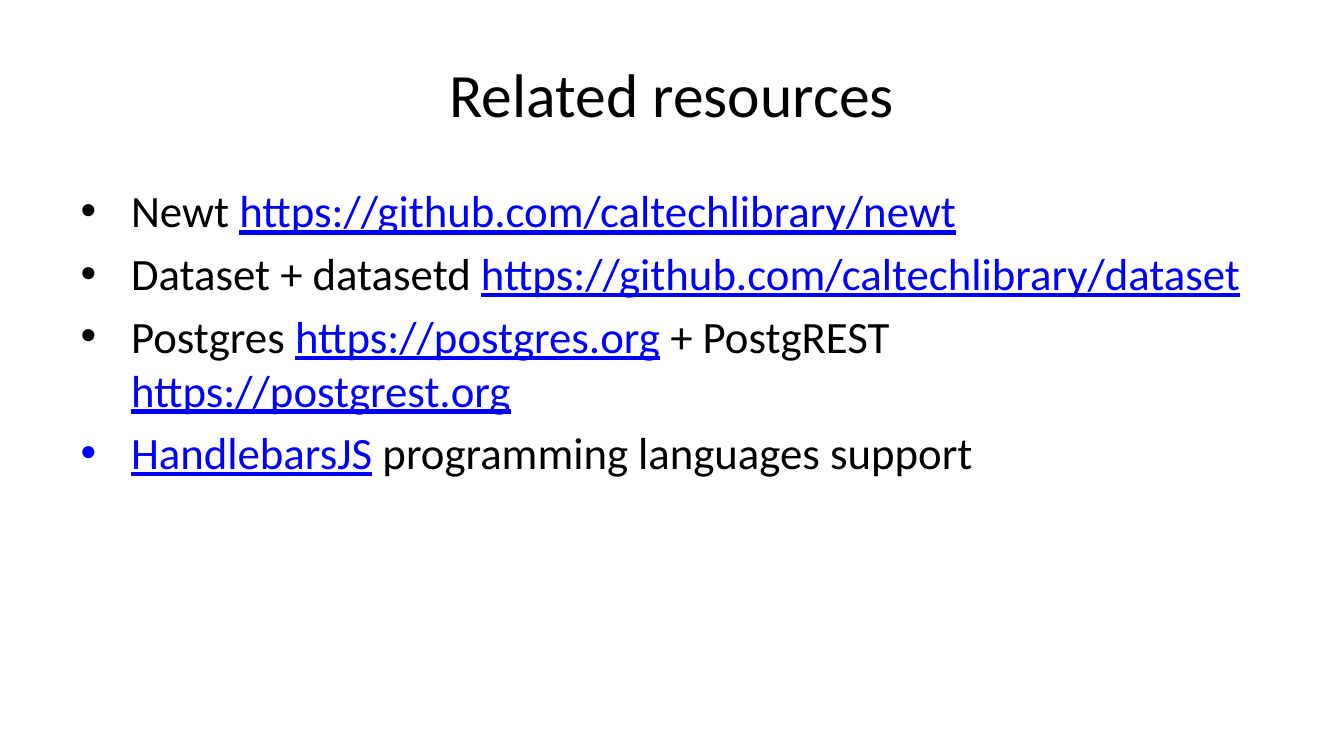
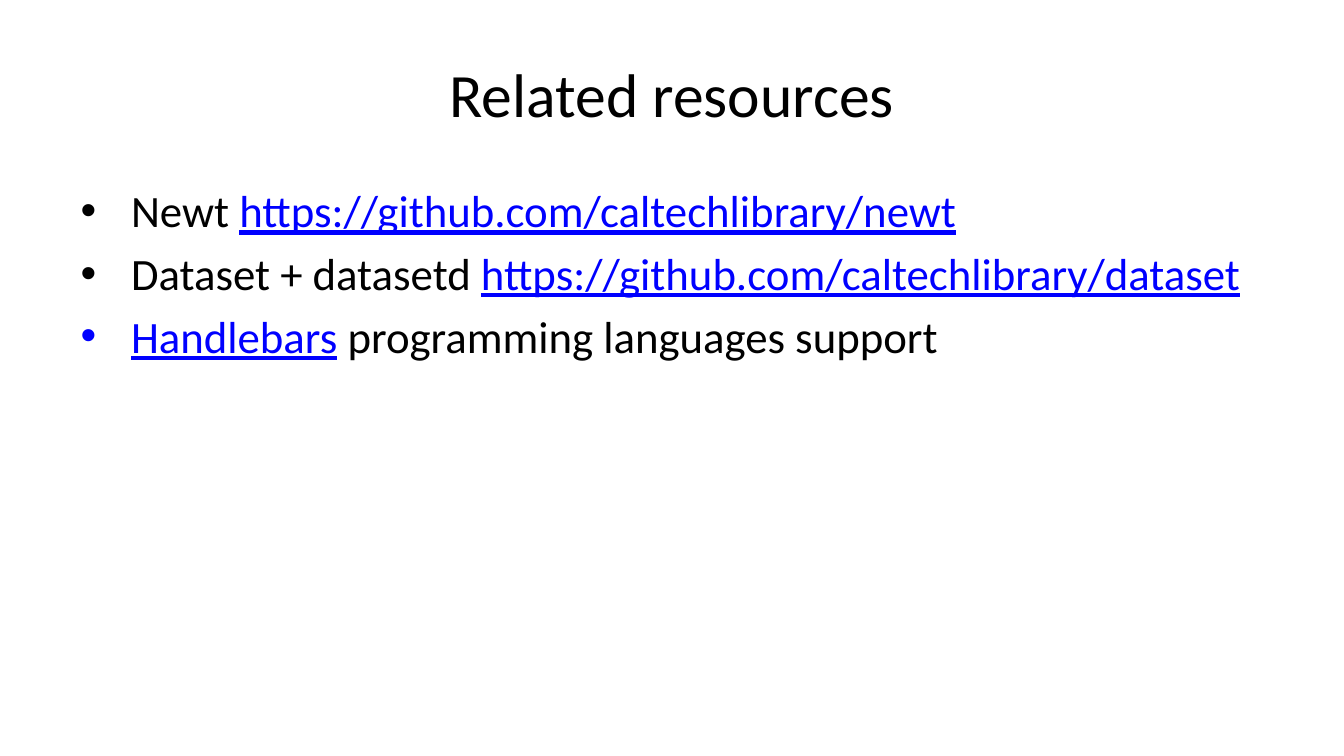
Before and after one commit to caltechlibrary/newt, a slide deck: slide 30 of presentation3/newt-p3.pptx. Drawn at 1344x756 pixels with LibreOffice and Linux fonts; fonts in the diff are those of the drawing. Boxes give left, top, right and bottom in pixels: in the first picture for what was removed or moved away, otherwise in the second. Text is boxed around its words. In the diff, an @@ line names an element or a change of style, - is before the commit and + after.

```diff
--- a/presentation3/newt-p3.pptx
+++ b/presentation3/newt-p3.pptx
@@ text at box(131, 322, 937, 361): text changed; text colour #0000FF to #000000 @@
-• Postgres https://postgres.org + PostgREST https://postgrest.org
-• HandlebarsJS programming languages support
+• Handlebars programming languages support
```
Also in this commit, not shown: 16 other slides changed, 3 slides added, 3 slides removed, 21 other files.
